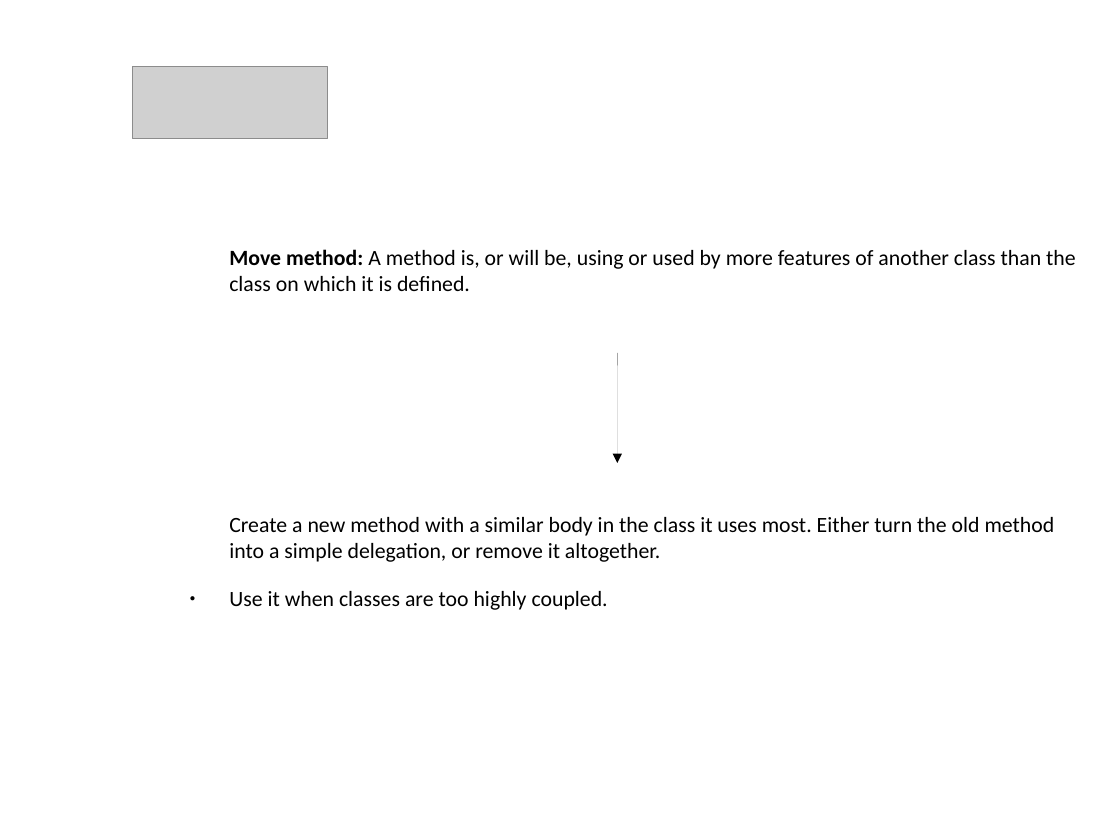
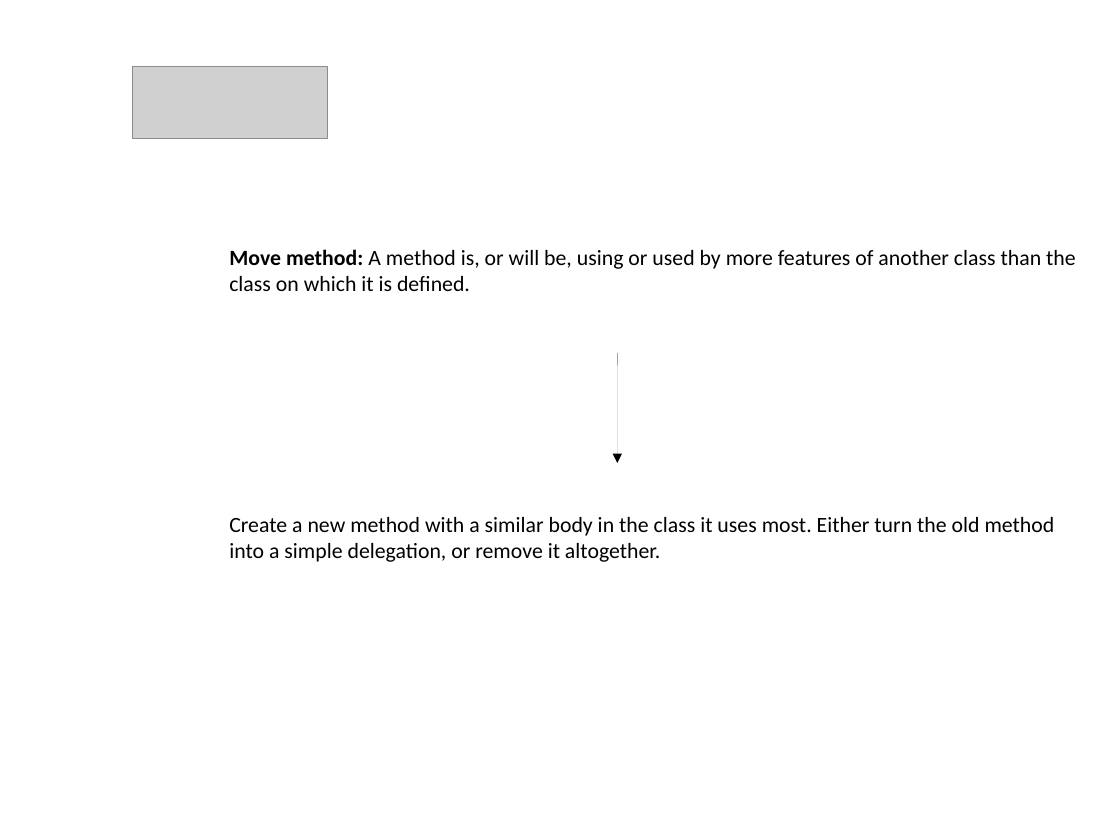
Before and after one commit to kolch182/Learning, a slide deck: slide 10 of Lezione_7_Refactoring_methods/Presentazione_Bad_Smells_5step.odp. Drawn at 1120x840 pixels with LibreOffice and Linux fonts; fonts in the diff are those of the drawing; grey boxes stand for pictures; background and template pictures are left out. Boxes give left, top, right and bottom in pixels: in the first picture for what was removed or moved away, otherwise in the second. Text is boxed around its words. In the diff, an @@ line names an element or a change of style, - is before the commit and + after.

```diff
--- a/Lezione_7_Refactoring_methods/Presentazione_Bad_Smells_5step.odp
+++ b/Lezione_7_Refactoring_methods/Presentazione_Bad_Smells_5step.odp
@@ text at [229, 591, 608, 610]: paragraph removed @@
-● Use it when classes are too highly coupled.
```
Also in this commit, not shown: 3 other slides changed, 1 slide added, 4 other files.
